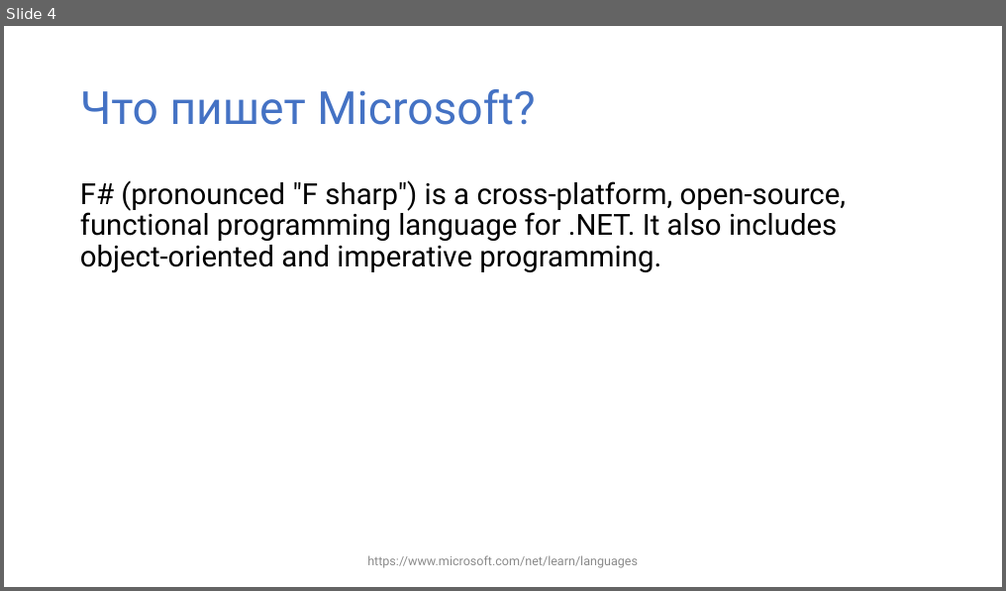
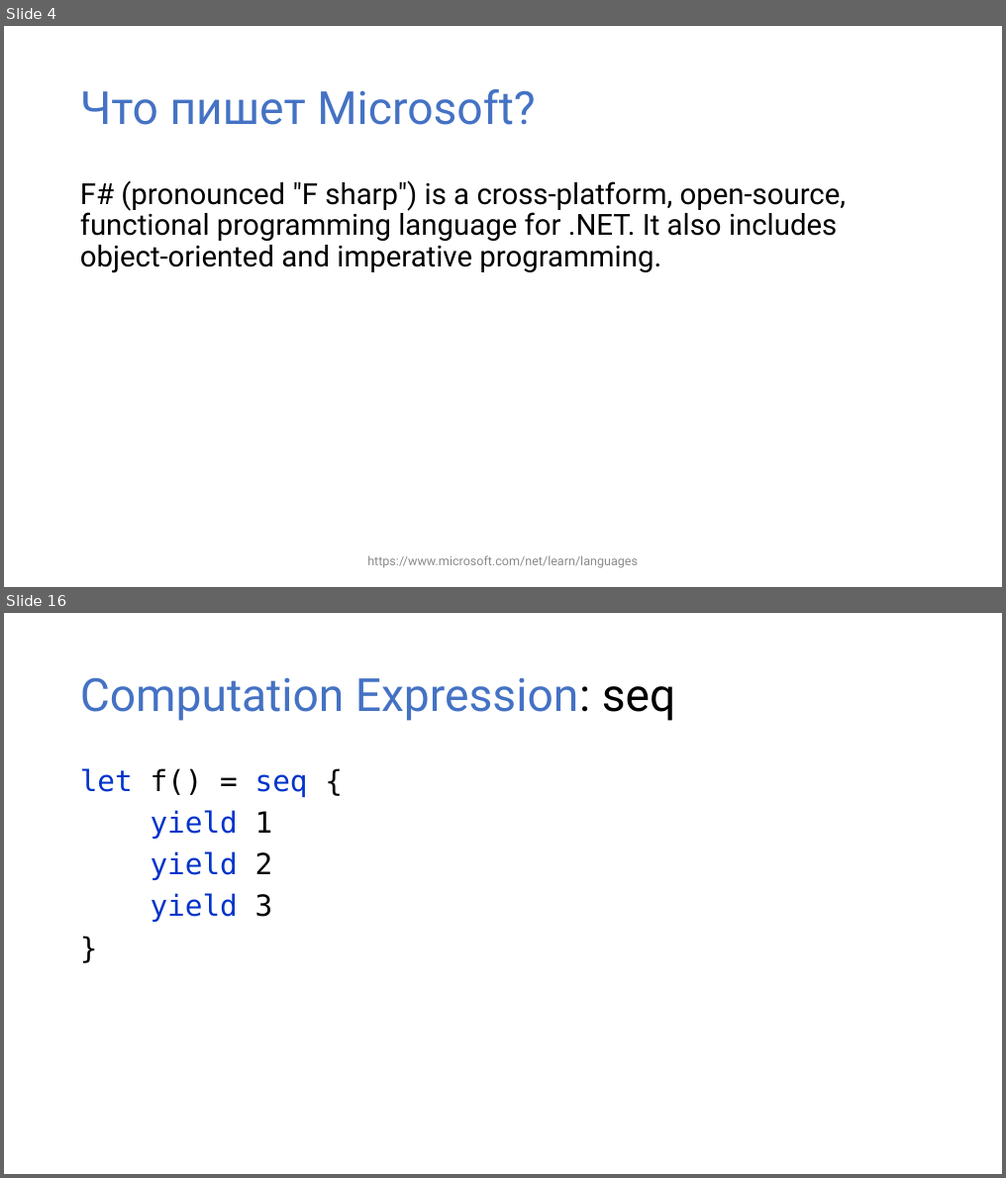
Before and after one commit to yevgeniyredko/shpora-2018-fsharp, a slide deck: shpora-2018-fsharp.pptx. Shown one above the other, each under a label of ours: slide 4 before the commit, slides 4 and 16 after it; the slides between them are not shown. The pictures are 1006x591 and 1006x1178 pixels, drawn with LibreOffice and Linux fonts; fonts in the diff are those of the drawing. Boxes give left, top, right and bottom in pixels: in the first picture for what was removed or moved away, otherwise in the second. Text is boxed around its words. In the diff, an @@ line names an element or a change of style, - is before the commit and + after.

```diff
--- a/shpora-2018-fsharp.pptx
+++ b/shpora-2018-fsharp.pptx
@@ slide 16 added at <box>4,613,1002,1174</box>, background #FFFFFF @@
@@ title added at <box>80,677,676,721</box>, 44 pt, text #4472C4 @@
+Computation Expression: seq
@@ text added at <box>80,768,308,922</box>, 28 pt, text #0033CC @@
+let f() = seq {
+yield 1
+yield 2
+yield 3
+}
```
Also in this commit, not shown: 2 slides changed, 21 other slides added, 2 slides removed, 1 other file.
